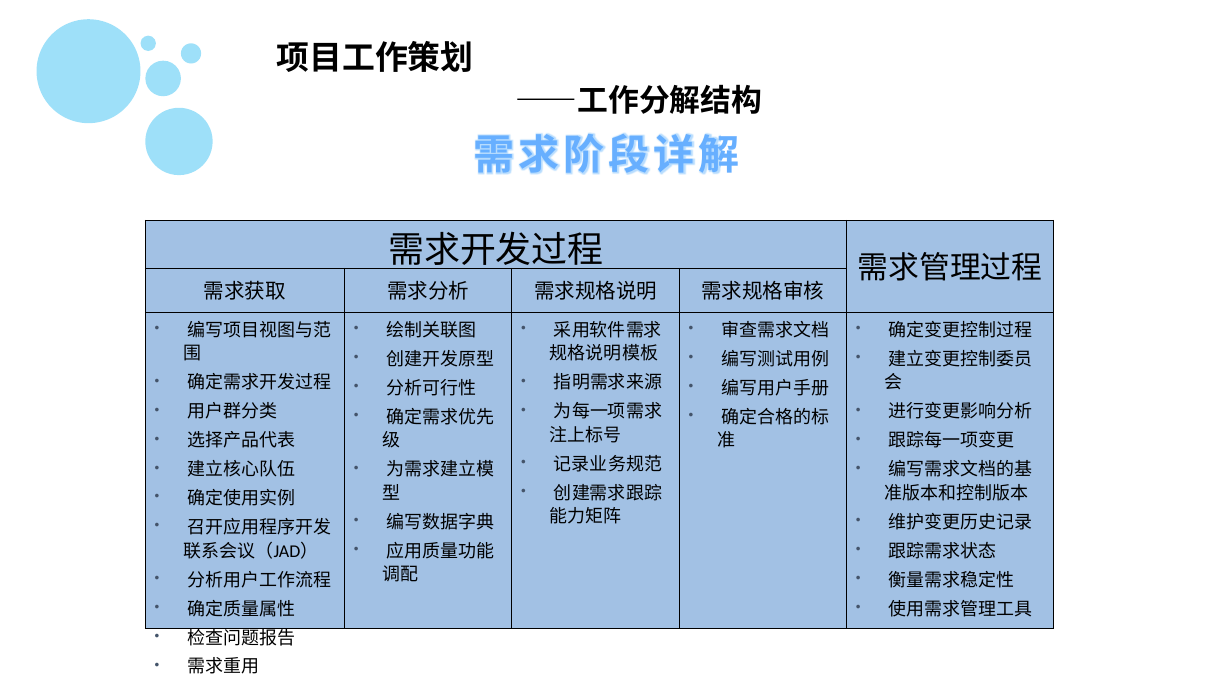
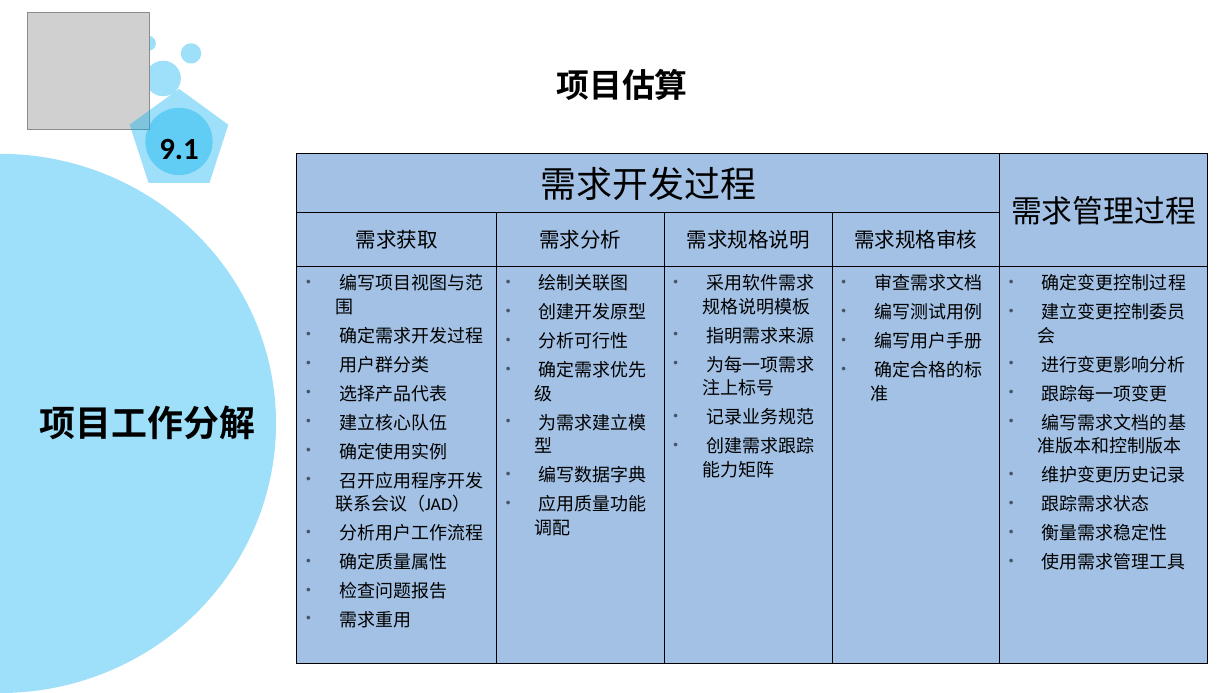
Before and after one commit to PRD2018-G13/PRD2018-G13-TeamProject, a slide deck: slide 61 of PRD2018-G13组项目/软件工程系列课程教学辅助网站/受控文档/分析设计/PRD2018-G13-项目里程碑.pptx (slide 32 before the commit). Drawn at 1232x693 pixels with LibreOffice and Linux fonts; fonts in the diff are those of the drawing; grey boxes stand for pictures; background and template pictures are left out. Boxes give left, top, right and bottom in pixels: in the first picture for what was removed or moved away, otherwise in the second. Text is boxed around its words. In the diff, an @@ line names an element or a change of style, - is before the commit and + after.

```diff
--- a/PRD2018-G13组项目/软件工程系列课程教学辅助网站/受控文档/分析设计/PRD2018-G13-项目里程碑.pptx
+++ b/PRD2018-G13组项目/软件工程系列课程教学辅助网站/受控文档/分析设计/PRD2018-G13-项目里程碑.pptx
@@ picture added at (28, 12, 149, 128) @@
@@ ellipse removed at (37, 19, 140, 123) @@
@@ text removed at (277, 41, 474, 72) @@
-项目工作策划
@@ pentagon added at (129, 89, 228, 183), fill #00B0F0 at 38% opacity, 24 pt, text #000000, bold @@
+9.1
@@ text removed at (516, 84, 762, 114) @@
-——工作分解结构
@@ text added at (556, 69, 687, 100), 32 pt, text #000000, bold, small capitals @@
+项目估算
@@ pie slice (boxed as its full ellipse) added at (0, 153, 275, 693), fill #00B0F0 at 38% opacity @@
@@ table: place and size @@
-table at (145, 220, 1054, 678)
+table at (297, 153, 1207, 664)
@@ text at (40, 405, 255, 440): text changed; size 32 to 28 pt; text colour gradient #69AFFF to #2D74B4 to #000000 @@
-需求阶段详解
+项目工作分解
```
Also in this commit, not shown: 23 other slides changed, 49 slides added, 15 slides removed, 2 other files.
